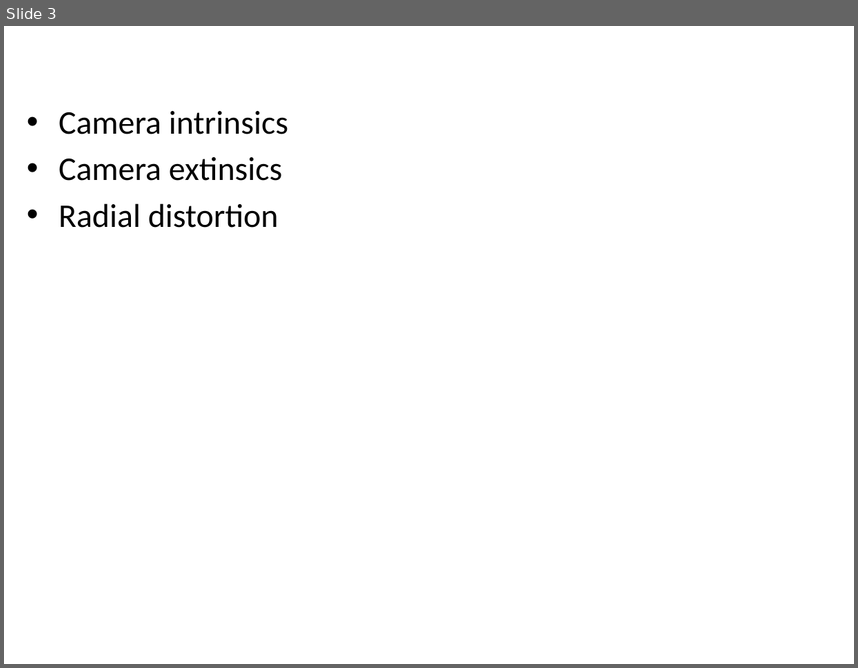
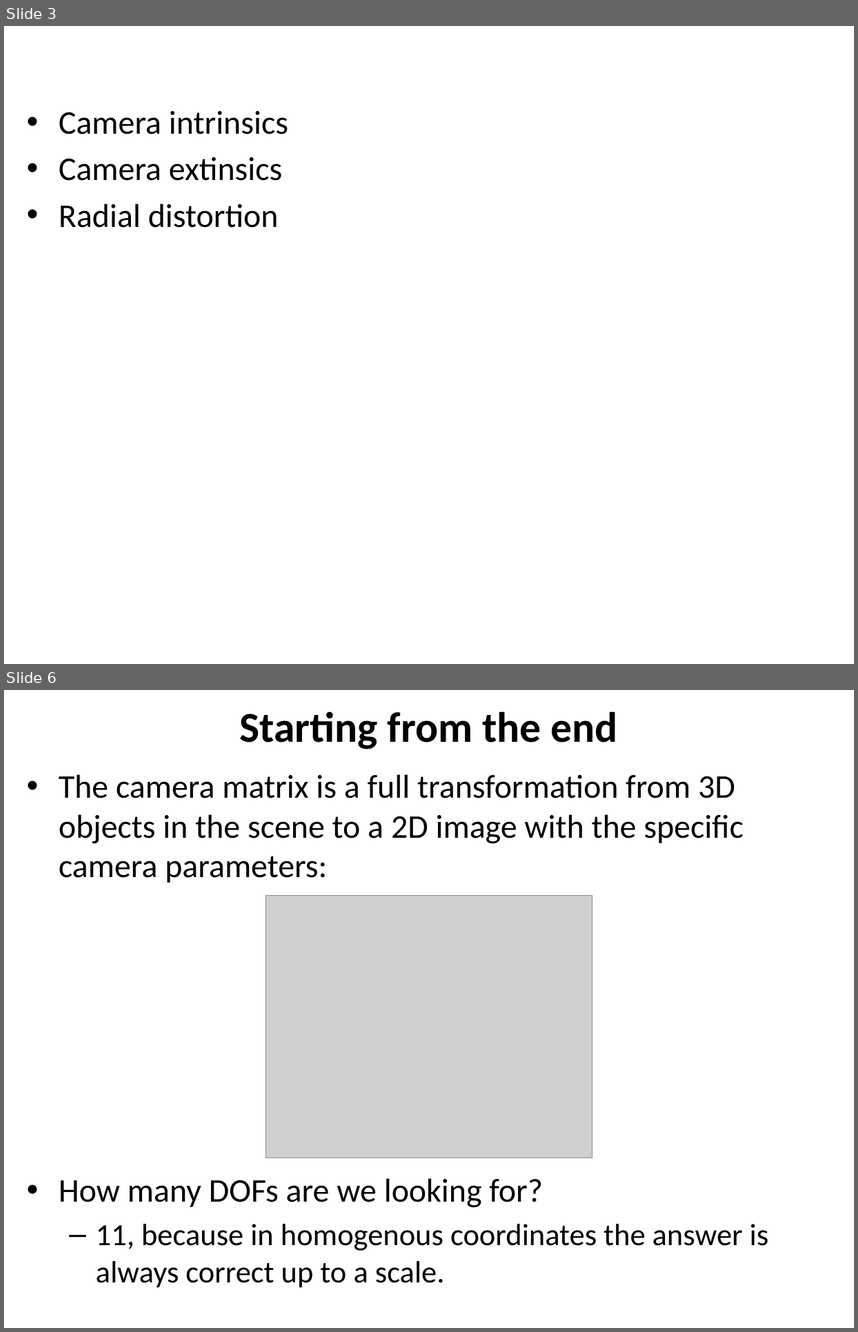
Before and after one commit to YoniChechik/AI_is_Math, a slide deck: c_07_camera_calibration/camera calibration.pptx. Shown one above the other, each under a label of ours: slide 3 before the commit, slides 3 and 6 after it; the slides between them are not shown. The pictures are 858x668 and 858x1332 pixels, drawn with LibreOffice and Linux fonts; fonts in the diff are those of the drawing; grey boxes stand for pictures. Boxes give left, top, right and bottom in pixels: in the first picture for what was removed or moved away, otherwise in the second. Text is boxed around its words. In the diff, an @@ line names an element or a change of style, - is before the commit and + after.

```diff
--- a/c_07_camera_calibration/camera calibration.pptx
+++ b/c_07_camera_calibration/camera calibration.pptx
@@ slide 6 added at [4, 690, 854, 1328], background #FFFFFF @@
@@ title added at [240, 711, 618, 749], 36 pt, text #000000, bold @@
+Starting from the end
@@ text added at [59, 774, 769, 1288], 28 pt, text #000000 @@
+• The camera matrix is a full transformation from 3D objects in the scene to a 2D image with the specific camera parameters:
+• How many DOFs are we looking for?
+  – 11, because in homogenous coordinates the answer is always correct up to a scale.
@@ picture added at [266, 896, 593, 1158] @@
```
Also in this commit, not shown: 1 slide changed, 12 other slides added, 9 other files.
